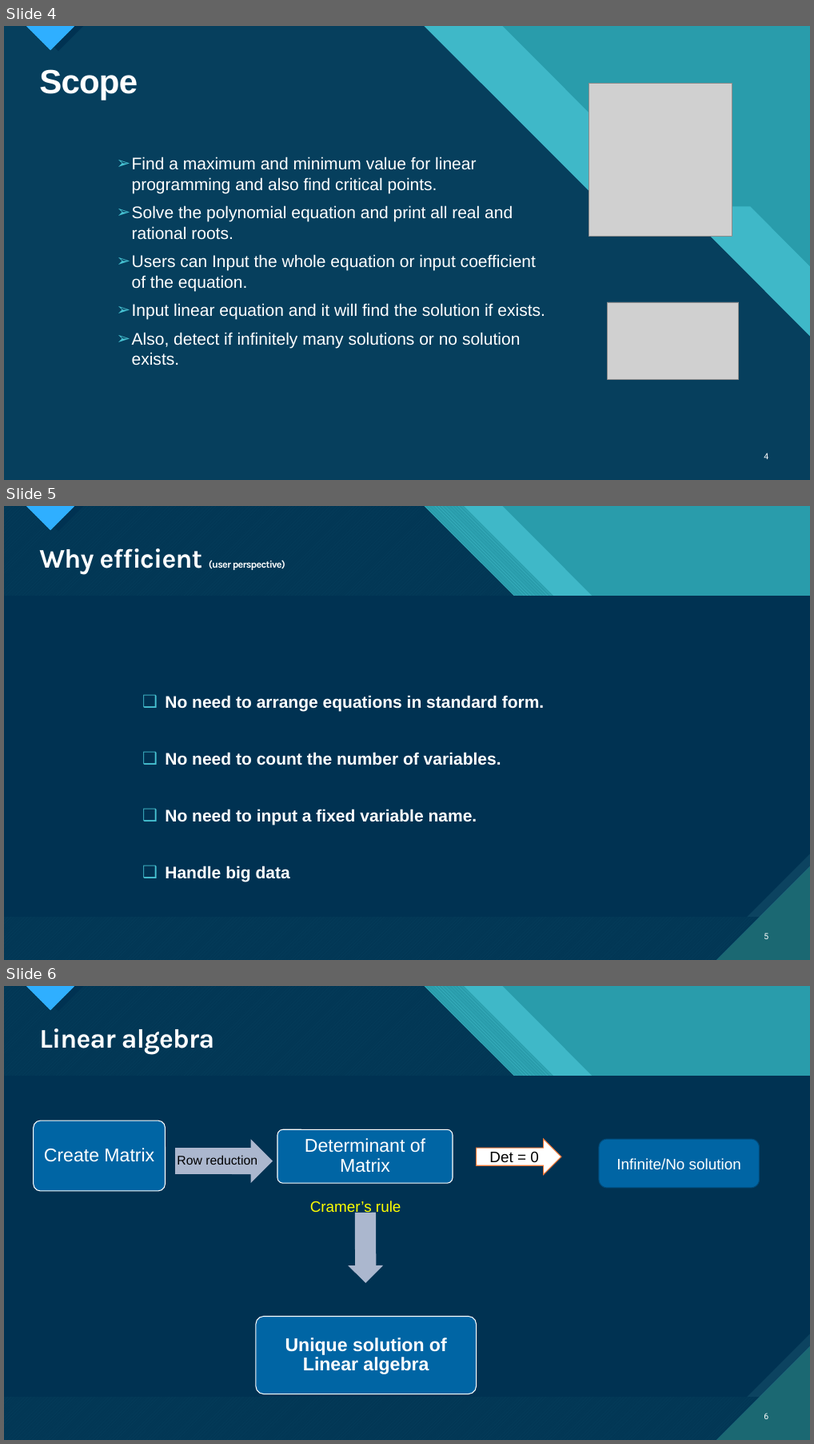
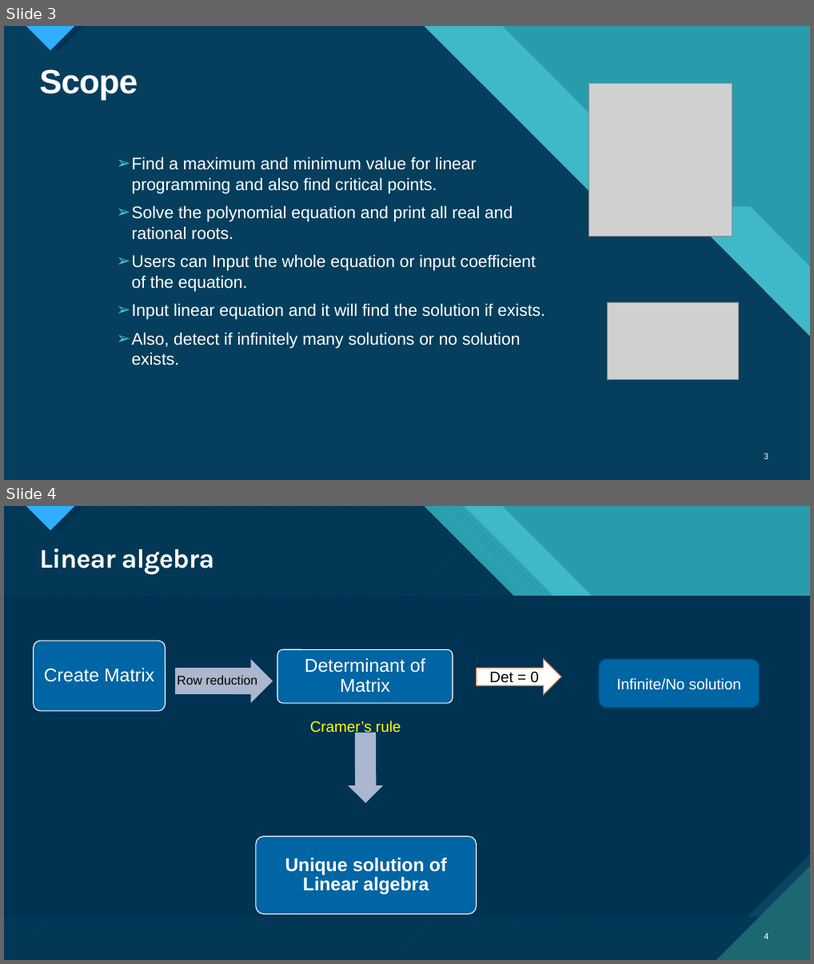
Before and after one commit to mdSakibAlHasan/SPL-1, a slide deck: Slide.pptx. Shown one above the other, each under a label of ours: slides 4, 5 and 6 before the commit, slides 3 and 4 after it. The pictures are 814x1444 and 814x964 pixels, drawn with LibreOffice and Linux fonts; fonts in the diff are those of the drawing; grey boxes stand for pictures. Boxes give left, top, right and bottom in pixels: in the first picture for what was removed or moved away, otherwise in the second. Text is boxed around its words. In the diff, an @@ line names an element or a change of style, - is before the commit and + after.

```diff
--- a/Slide.pptx
+++ b/Slide.pptx
@@ slide 5 removed at bbox=[4, 506, 810, 960], background #47C3D3; not listed: 18 template elements that a slide beside it also shows @@
@@ title removed at bbox=[39, 548, 286, 575] @@
-Why efficient (user perspective)
@@ text removed at bbox=[165, 695, 545, 882] @@
-❑ No need to arrange equations in standard form.
-❑ No need to count the number of variables.
-❑ No need to input a fixed variable name.
-❑ Handle big data
@@ page number removed at bbox=[764, 932, 769, 939] @@
-5
@@ what was slide 4 is now slide 3 @@
@@ page number at bbox=[764, 452, 769, 459]: text changed @@
-4
+3
@@ what was slide 6 is now slide 4 @@
@@ page number at bbox=[764, 932, 769, 939]: text changed @@
-6
+4
```
Also in this commit, not shown: 4 slides changed, 1 other slide removed, 1 other file.
